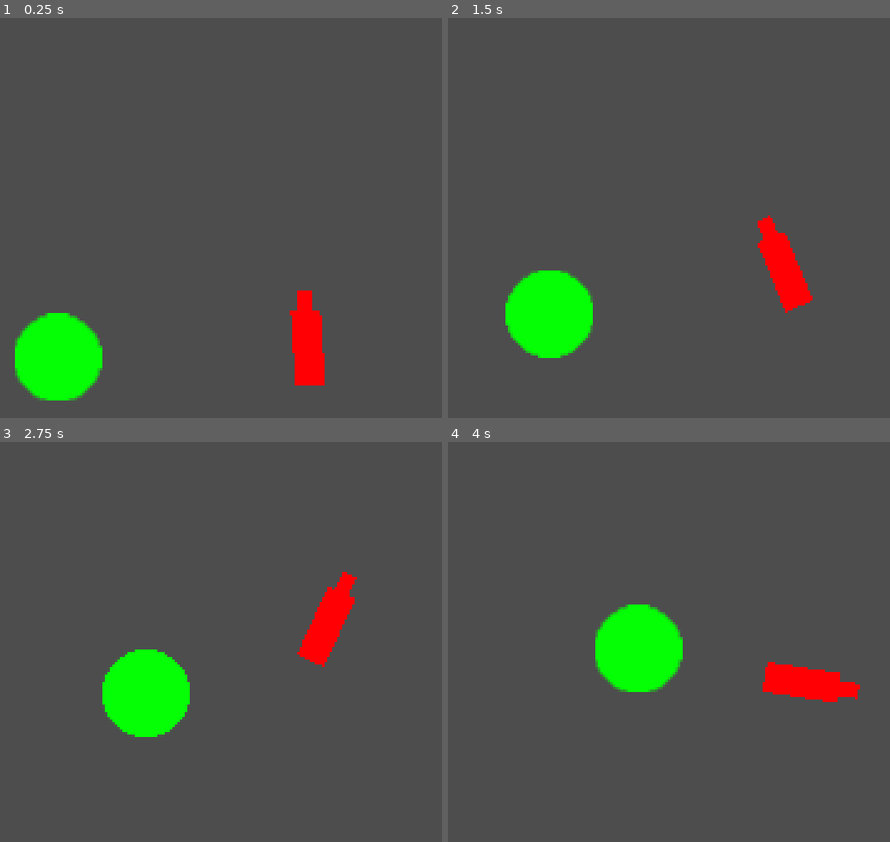
Above: before the commit, frames 1-4 (two rows, left to right).
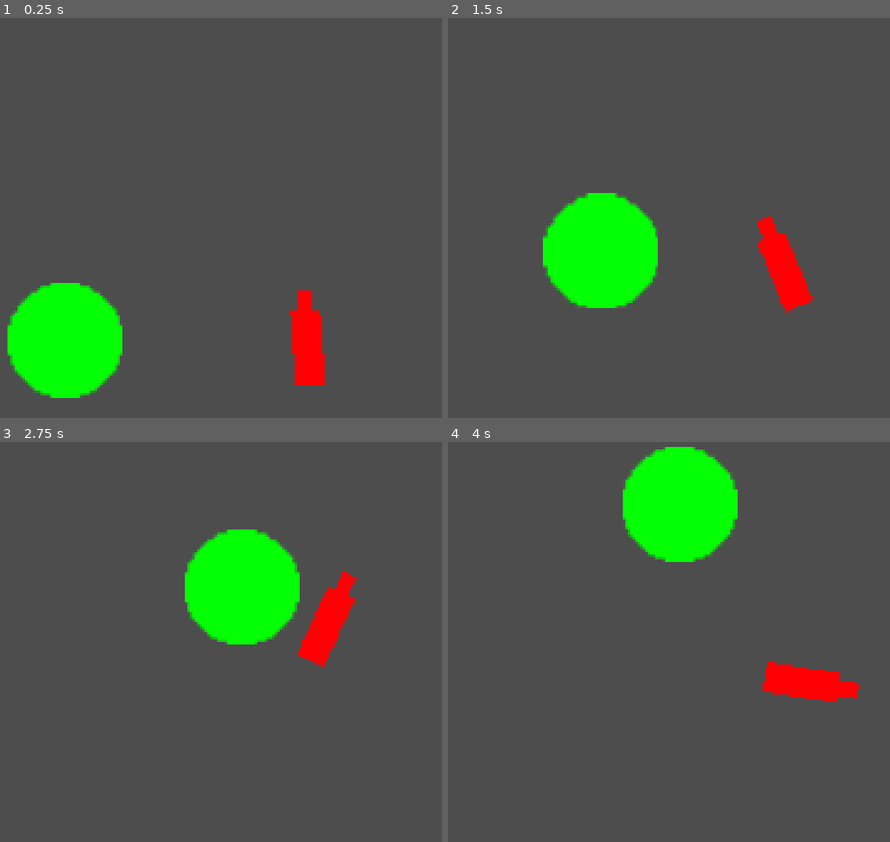
Above: after the commit, the same moments.

Repository: bryan-barreto/clonq-microjam-2k26
Game: Godot game, scene res://scenes/main.tscn
Same seed, same stepped clock (60 frames per second), same inputs: the game is played once before the commit and once after it. This scene is started directly instead of the project's main scene.
Inputs (mouse positions are in pixels of both pictures, inside the frame that each line leads up to):
- Up to frame 1 (0.25 s): no input
- Up to frame 2 (1.5 s): move the mouse to (881, 198) at 0.52 s; press the mouse at (881, 198) at 0.53 s; move the mouse to (629, 238) at 1.27 s; release the mouse at (629, 238) at 1.28 s; right-click (629, 238) at 1.35 s
- Up to frame 3 (2.75 s): move the mouse to (358, 554) at 2.02 s; press the mouse at (358, 554) at 2.03 s
- Up to frame 4 (4 s): move the mouse to (717, 722) at 2.77 s; release the mouse at (717, 722) at 2.78 s; right-click (717, 722) at 2.85 s; move the mouse to (outside the picture) at 3.52 s; press the mouse at (outside the picture) at 3.53 s

The runs differ from the first frame. In frame 1, 3.2% of the frame differs, in the area x 1-28%, y 66-96%; in frame 2, 8.7%; in frame 3, 9.5%; in frame 4, 9.7%, in the area x 33-66%, y 1-63%.

Commit message:
new meteor spawns

Diff:
--- a/godot-project/prefab/ball.tscn
+++ b/godot-project/prefab/ball.tscn
@@ -24,6 +24,7 @@
 shape = SubResource("CircleShape2D_frjmt")
 
 [node name="Sprite2D" type="Sprite2D" parent="." unique_id=507031872]
+scale = Vector2(1.3142858, 1.3142858)
 texture = ExtResource("1_1hr4x")
 
 [node name="DrillableCollision" type="Area2D" parent="." unique_id=620875982]
@@ -34,3 +35,4 @@
 shape = SubResource("CircleShape2D_1hr4x")
 
 [connection signal="body_entered" from="DrillableCollision" to="." method="_on_drillable_collision_body_entered"]
+[connection signal="body_exited" from="DrillableCollision" to="." method="_on_drillable_collision_body_exited"]
--- a/godot-project/scenes/main.tscn
+++ b/godot-project/scenes/main.tscn
@@ -2,7 +2,6 @@
 
 [ext_resource type="Script" uid="uid://3snrnt3qhca7" path="res://src/main.gd" id="1_o5qli"]
 [ext_resource type="PackedScene" uid="uid://dxci17kq4j4nv" path="res://prefab/hit_box.tscn" id="2_sugp2"]
-[ext_resource type="PackedScene" uid="uid://dn3hyyv0tnt5b" path="res://prefab/ball.tscn" id="3_jyhfs"]
 [ext_resource type="Script" uid="uid://3fj2creufpif" path="res://src/floor.gd" id="6_o6xl0"]
 [ext_resource type="Script" uid="uid://d3cesqdn66rk6" path="res://src/mouse.gd" id="6_tefeu"]
 
@@ -23,6 +22,12 @@
 
 [node name="Main" type="Node2D" unique_id=1134354879]
 script = ExtResource("1_o5qli")
+split_amount = 1
+meteor_speed = 40.0
+meteor_health = 10
+damage_taken_per_hit = 5
+mini_spawn_interval = 2
+mini_spawn_amount = 2
 
 [node name="Control" type="Control" parent="." unique_id=1986766474]
 layout_mode = 3
@@ -74,11 +79,6 @@
 max_player_speed = 40.0
 rotation_speed = 5.0
 
-[node name="Ball" parent="." unique_id=2020230802 instance=ExtResource("3_jyhfs")]
-position = Vector2(20, 139)
-linear_velocity = Vector2(1, -1)
-speed = 20.0
-
 [node name="Mouse" type="Area2D" parent="." unique_id=573510076]
 script = ExtResource("6_tefeu")
 
@@ -105,5 +105,9 @@
 position = Vector2(-2, -78)
 shape = SubResource("RectangleShape2D_85g3d")
 
+[node name="Meteors" type="Node2D" parent="." unique_id=2079371963]
+
+[node name="MiniMeteors" type="Node2D" parent="." unique_id=591848546]
+
 [connection signal="pressed" from="Control/CenterContainer/Container/Container/Win" to="." method="_on_win_pressed"]
 [connection signal="pressed" from="Control/CenterContainer/Container/Container/Lose" to="." method="_on_lose_pressed"]
--- a/godot-project/src/main.gd
+++ b/godot-project/src/main.gd
@@ -1,17 +1,37 @@
 extends Node2D
 
-@export
-var difficulty = 0
+@export var difficulty = 0
+@export var max_difficulty = 255
+@export var min_difficulty = 0
+@export var split_amount = 0
+@export var meteor_speed = 0.0
+@export var meteor_health = 0
+@export var meteor_level_cap = 0
+@export var damage_taken_per_hit = 0
+@export var mini_spawn_interval = 0
+@export var mini_spawn_amount = 0
 
-@export
-var max_difficulty = 255
+var meteor_fab = preload("res://prefab/ball.tscn")
+var origin_meteor_pos = Vector2(20, 135)
 
-@export
-var min_difficulty = 0
+@onready var meteor_node = get_node("Meteors")
+@onready var drill = get_node("Drill")
 
 func _enter_tree():
 	%Difficulty.text = "Difficulty: %d" % difficulty
-	pass
+
+func _ready():
+	var first_meteor = meteor_fab.instantiate()
+	first_meteor.global_position = origin_meteor_pos
+	first_meteor.health = meteor_health
+	first_meteor.damage_taken_per_hit = damage_taken_per_hit
+	first_meteor.speed = meteor_speed
+	first_meteor.mini_spawn_amount = mini_spawn_amount
+	first_meteor.mini_spawn_interval = mini_spawn_interval
+	first_meteor.linear_velocity = Vector2(1,-1)
+	meteor_node.add_child(first_meteor)
+
+	first_meteor.spawn_meteors.connect(_on_spawn_meteors)
 
 func _on_win_pressed():
 	get_tree().change_scene_to_file("res://scenes/win.tscn")
@@ -21,3 +41,24 @@
 
 func set_difficulty(request_diff: float):
 	self.difficulty = clampf(request_diff, min_difficulty, max_difficulty)
+
+func _on_spawn_meteors(meteor, level):
+	var new_list = []
+	for x in range(split_amount):
+		var new_meteor = meteor_fab.instantiate()
+		#var meteor_size = new_meteor.get_node("DrillableCollision/CollisionShape2D")
+		new_meteor.global_position = meteor.global_position
+		new_meteor.linear_velocity = (meteor.global_position - drill.global_position).normalized()
+		new_meteor.health = meteor_health
+		new_meteor.damage_taken_per_hit = damage_taken_per_hit
+		new_meteor.speed = meteor_speed
+		new_meteor.mini_spawn_amount = mini_spawn_amount
+		new_meteor.mini_spawn_interval = mini_spawn_interval
+		new_meteor.scale = meteor.scale * 0.5
+		new_list.append(new_meteor)
+	meteor.visible = false
+	meteor.disable_mode = PROCESS_MODE_DISABLED
+	meteor.queue_free()
+	for x in range(new_list.size()):
+		meteor_node.add_child(new_list[x])
+		new_list[x].spawn_meteors.connect(_on_spawn_meteors)
--- a/godot-project/src/meteor.gd
+++ b/godot-project/src/meteor.gd
@@ -1,17 +1,48 @@
 extends RigidBody2D
 
 @export var speed = 0.0
+@export var health = 0
+@export var damage_taken_per_hit = 0
+@export var mini_spawn_interval = 0
+@export var mini_spawn_amount = 0
+var mini_spawn_next
+var drilling = false
+var level = 0
+var level_cap = 3
 
-var magnitude
+signal spawn_meteors(location, level)
 
 # Called when the node enters the scene tree for the first time.
 func _ready():
-	pass # Replace with function body.
+	mini_spawn_next = health - mini_spawn_interval
 
 func _process(delta):
+	if (linear_velocity == Vector2(0,0)):
+		var drill_pos = get_node("../../Drill").global_position
+		print((self.global_position - drill_pos).normalized())
+		linear_velocity = (self.global_position - drill_pos).normalized()
+
 	if (linear_velocity.length() != speed):
 		linear_velocity = linear_velocity.normalized() * speed
 
+	if (drilling):
+		health -= damage_taken_per_hit * delta
+		print(health)
+
+	if (health <= mini_spawn_next):
+		print("Spawn Mini")
+		mini_spawn_next -= mini_spawn_interval
+
+	if (health <= 0):
+		split()
+
 func _on_drillable_collision_body_entered(body):
-	print("enter")
-	pass # Replace with function body.
+	if (body.name == "DrillBox"):
+		drilling = true
+
+func _on_drillable_collision_body_exited(body):
+	if (body.name == "DrillBox"):
+		drilling = false
+
+func split():
+	spawn_meteors.emit(self, level)
